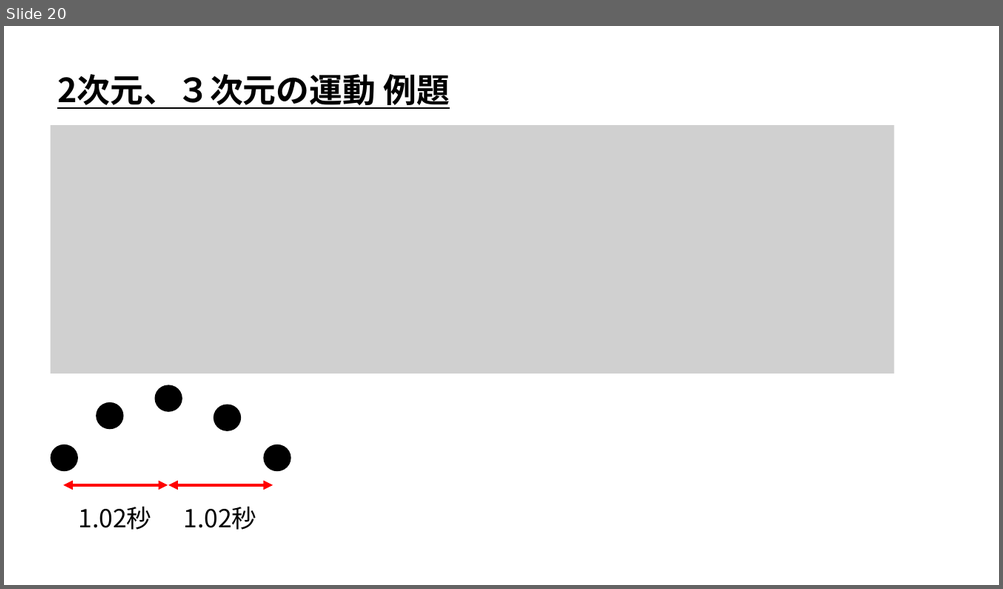
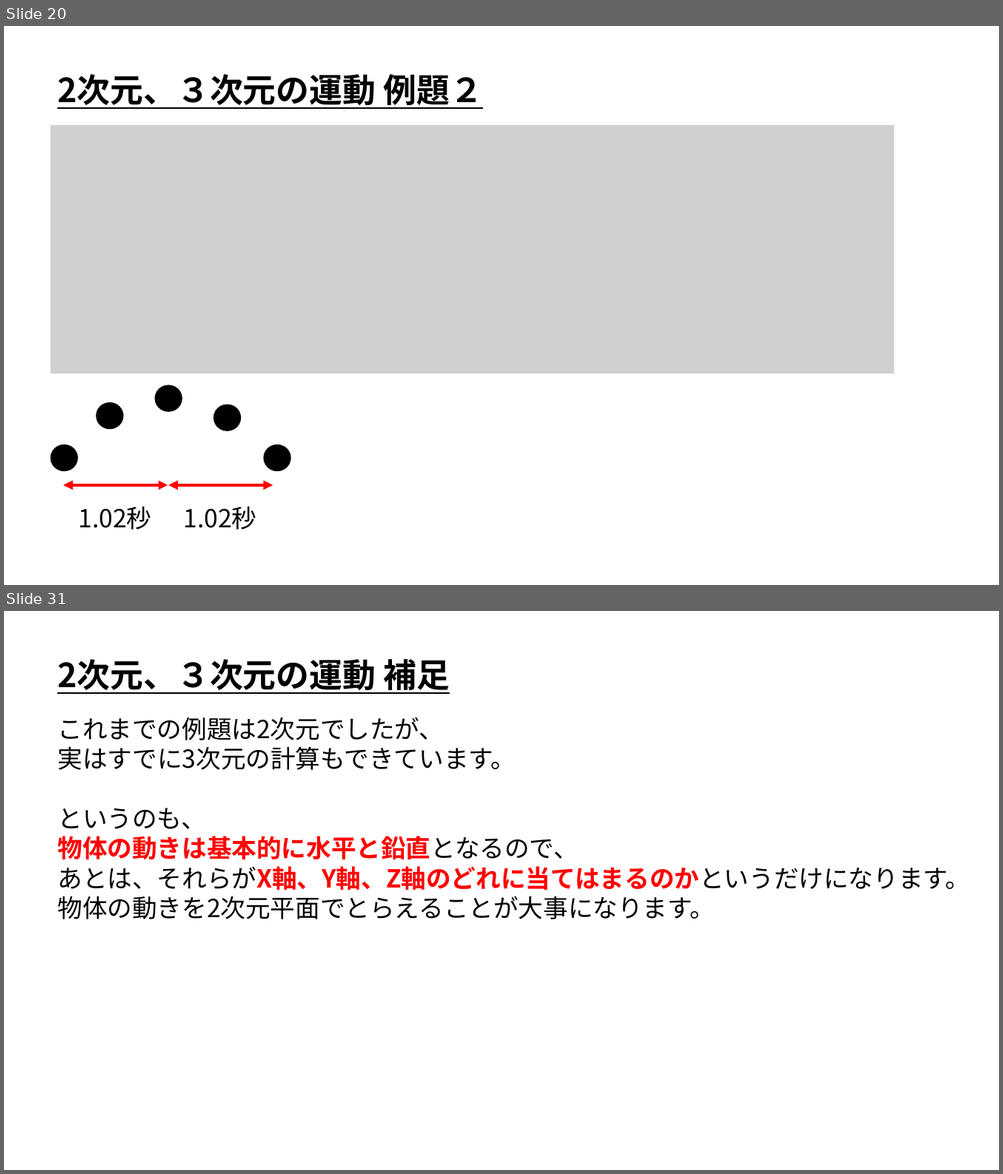
Before and after one commit to ArakiYusuke-Ohara/Textbook, a slide deck: ゲーム科2年/00_前期/ゲーム開発Ⅰ/ゲーム物理学/座学/12_二次元、三次元の運動.pptx. Shown one above the other, each under a label of ours: slide 20 before the commit, slides 20 and 31 after it; the slides between them are not shown. The pictures are 1003x589 and 1003x1174 pixels, drawn with LibreOffice and Linux fonts; fonts in the diff are those of the drawing; grey boxes stand for pictures. Boxes give left, top, right and bottom in pixels: in the first picture for what was removed or moved away, otherwise in the second. Text is boxed around its words. In the diff, an @@ line names an element or a change of style, - is before the commit and + after.

Commit message:
例題増やした

```diff
--- a/ゲーム科2年/00_前期/ゲーム開発Ⅰ/ゲーム物理学/座学/12_二次元、三次元の運動.pptx
+++ b/ゲーム科2年/00_前期/ゲーム開発Ⅰ/ゲーム物理学/座学/12_二次元、三次元の運動.pptx
@@ slide 31 added at box(4, 611, 999, 1170), background #FFFFFF @@
@@ text added at box(57, 659, 449, 694), 32 pt, text #000000, bold, underline @@
+2次元、３次元の運動 補足
@@ text added at box(57, 717, 970, 920), 24 pt, text #000000 @@
+これまでの例題は2次元でしたが、
+実はすでに3次元の計算もできています。
+というのも、
+物体の動きは基本的に水平と鉛直となるので、
+あとは、それらがX軸、Y軸、Z軸のどれに当てはまるのかというだけになります。
+物体の動きを2次元平面でとらえることが大事になります。
@@ slide 20 changed as well @@
@@ text at box(57, 74, 482, 109): text changed @@
-2次元、３次元の運動 例題
+2次元、３次元の運動 例題２
```
Also in this commit, not shown: 12 other slides changed, 10 other slides added.
